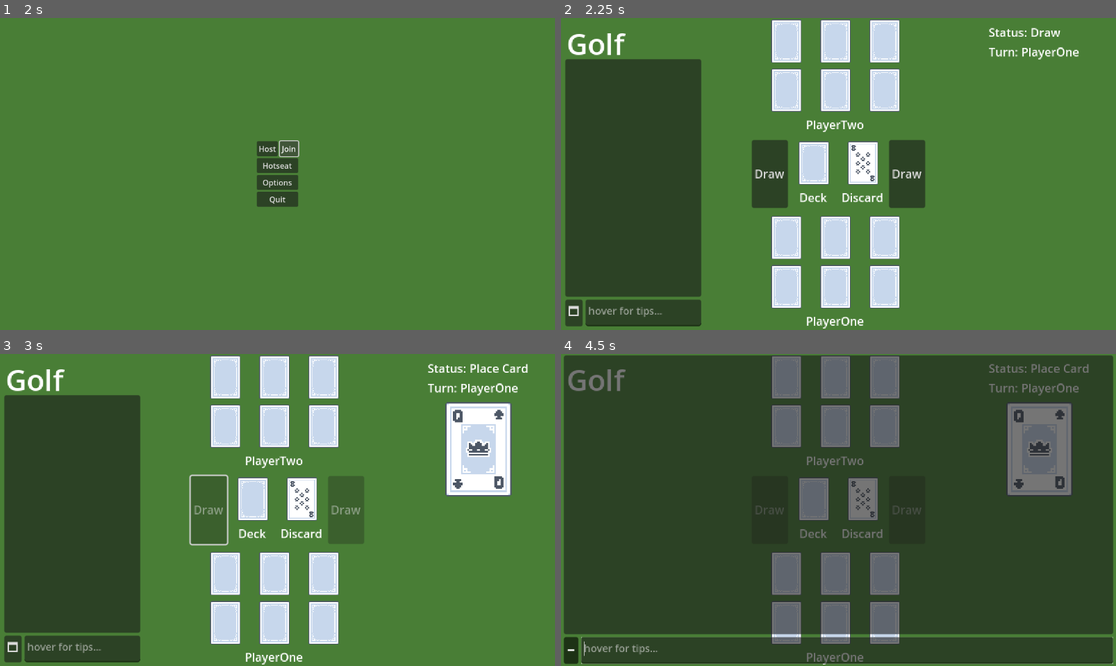
Above: before the commit, frames 1-4 (two rows, left to right).
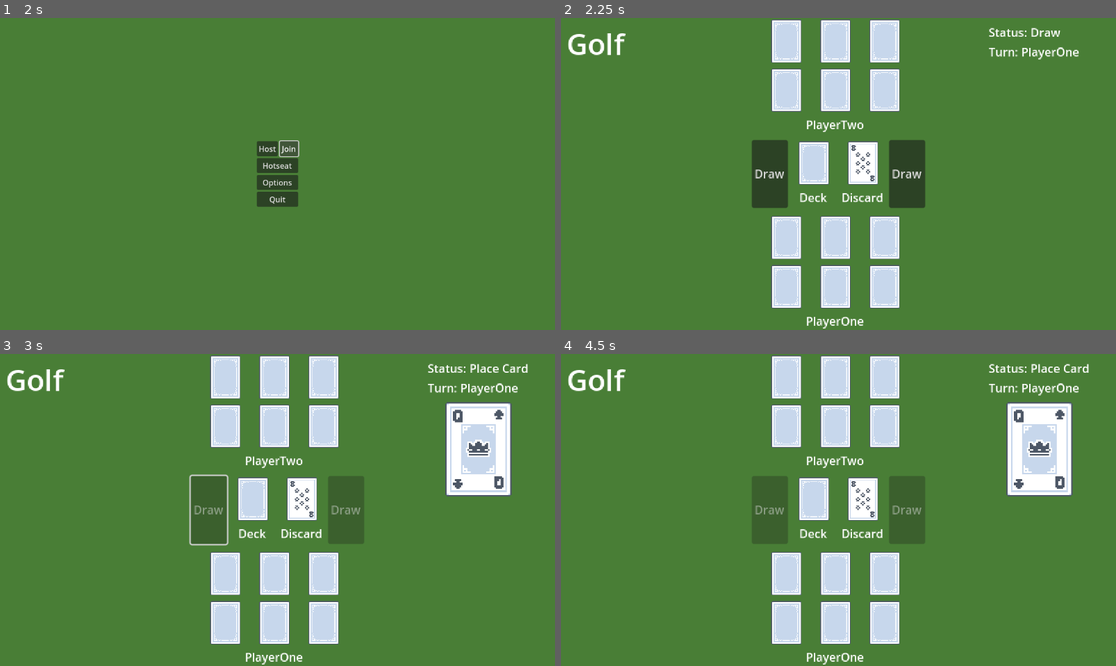
Above: after the commit, the same moments.

Repository: WonkyMic/golf_cards_godot
Game: Godot game, scene res://menu.tscn
The game is run twice, just before and just after one commit, with the same random seed, the same clock (stepped at 60 frames per second) and the same inputs.
Inputs (mouse positions are in pixels of both pictures, inside the frame that each line leads up to):
- Up to frame 1 (2 s): click "Host" at 0.5 s; click "Join" at 1.25 s
- Up to frame 2 (2.25 s): click "Hotseat" at 2 s
- Up to frame 3 (3 s): click "Draw" at 2.75 s
- Up to frame 4 (4.5 s): click (816, 497) at 3.52 s; click (572, 650) at 4.25 s, where only the run before the commit has a clickable "🗖"

Frame 1 is identical in both runs. In frame 2, 21% of the frame differs, in the area x 0-26%, y 13-99%; in frame 3, 21%; in frame 4, 97%, in the area x 0-100%, y 0-100%.

Commit message:
show chat only if hosting or joining multiplayer

Diff:
--- a/Menu.gd
+++ b/Menu.gd
@@ -2,9 +2,12 @@
 
 const PORT = 4433
 
+var global: Global
+
 func _ready():
 	# You can save bandwith by disabling server relay and peer notifications.
 	multiplayer.server_relay = false
+	global = get_node("/root/Global")
 
 	# Automatically start the server in headless mode.
 	if DisplayServer.get_name() == "headless":
@@ -19,6 +22,8 @@
 		OS.alert("Failed to start multiplayer server")
 		return
 	multiplayer.multiplayer_peer = peer
+
+	global.is_multiplayer = true
 	start_game()
 
 func _on_join_pressed() -> void:
@@ -35,10 +40,12 @@
 		OS.alert("Failed to start multiplayer client")
 		return
 	multiplayer.multiplayer_peer = peer
+
+	global.is_multiplayer = true
 	start_game()
 
 func _on_hotseat_pressed():
-	# TODO: provide original logic for hotseat (control over both sides)
+	global.is_multiplayer = false
 	get_tree().change_scene_to_file("res://main.tscn")
 
 func _on_options_pressed():
--- a/chat_panel.gd
+++ b/chat_panel.gd
@@ -4,6 +4,8 @@
 const MAXIMIZE_TEXT := "Expand Chat Panel"
 const MINIMIZE_ICON := "🗕"
 const MINIMIZE_TEXT := "Collapse to Side Panel"
+
+var global: Global
 
 var message_panel: RichTextLabel
 var text_panel: TextEdit
@@ -15,12 +17,15 @@
 
 # Called when the node enters the scene tree for the first time.
 func _ready() -> void:
+	global = get_node("/root/Global")
 	message_panel = $GridContainer/Panel/RichTextLabel
 	text_panel = $GridContainer/GridContainer/TextEdit
 	resize_button = $GridContainer/GridContainer/ResizeButton
 
 	default_size = size
 	default_position = position
+
+	visible = global.is_multiplayer
 
 
 func _process(delta: float) -> void:
--- /dev/null
+++ b/global.gd
@@ -0,0 +1,3 @@
+extends Node
+
+var is_multiplayer := false
--- a/project.godot
+++ b/project.godot
@@ -14,6 +14,10 @@
 run/main_scene="res://menu.tscn"
 config/features=PackedStringArray("4.2", "Forward Plus")
 config/icon="res://icon.svg"
+
+[autoload]
+
+Global="*res://global.gd"
 
 [input]
 
